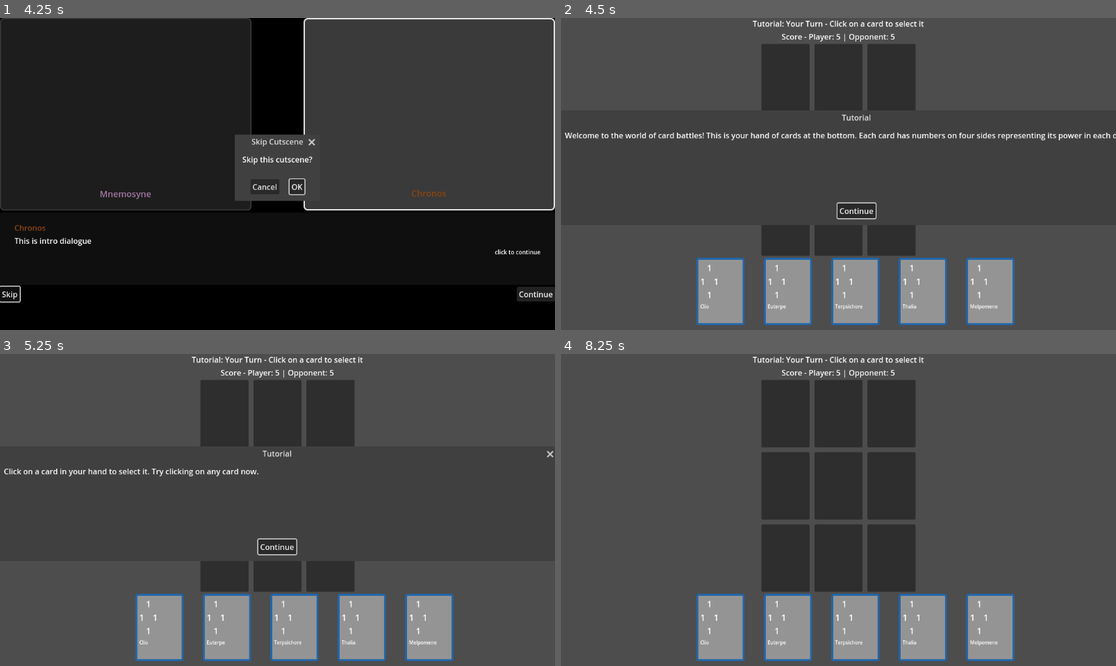
Above: before the commit, frames 1-4 (two rows, left to right).
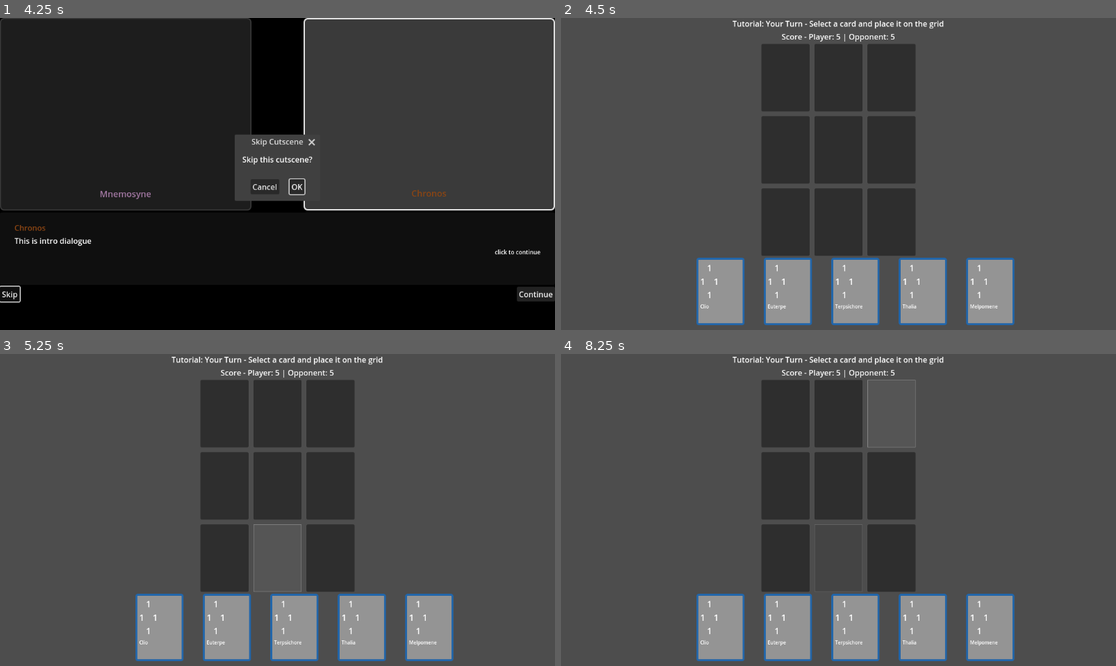
Above: after the commit, the same moments.

Repository: leslieharding/Mnemosyne
Game: Godot game, scene res://Scenes/MainMenu.tscn
Same seed, same stepped clock (60 frames per second), same inputs: the game is played once before the commit and once after it.
Inputs (mouse positions are in pixels of both pictures, inside the frame that each line leads up to):
- Up to frame 1 (4.25 s): click "New Game" at 0.5 s; click "Skip" at 1.25 s; click "Skip" at 2 s; click "Continue" at 2.75 s; click "Continue" at 3.5 s
- Up to frame 2 (4.5 s): click "OK" at 4.25 s
- Up to frame 3 (5.25 s): click (294, 547) at 5 s, where only the run before the commit has a clickable "Continue"
- Up to frame 4 (8.25 s): click (838, 547) at 5.75 s, where only the run before the commit has a clickable "Continue"; tap A at 6.5, 7.25, 8 s; move the mouse to (960, 494) at 6.52 s; hold Right (ui_right) 6.53-7.28 s; hold Enter (ui_accept) 6.53-7.28 s; click (960, 494) at 6.67 s; move the mouse to (727, 525) at 7.27 s; hold Down (ui_down) 7.28-8.03 s; tap Enter (ui_accept) at 7.35, 7.52, 7.82 s; click (727, 525) at 7.42 s; move the mouse to (894, 441) at 8.02 s; hold Right (ui_right) from 8.03 s (still down); hold Enter (ui_accept) from 8.03 s (still down); click (894, 441) at 8.17 s

Frame 1 is identical in both runs. In frame 2, 1.5% of the frame differs, in the area x 0-100%, y 0-65%; in frame 3, 2.2%; in frame 4, 2.4%, in the area x 30-69%, y 0-77%.

Commit message:
tutorial battle ongoing issues

Diff:
--- a/Scripts/card_battle_manager.gd
+++ b/Scripts/card_battle_manager.gd
@@ -125,7 +125,7 @@
 
 	if is_tutorial_mode:
 		print("Starting tutorial mode with god: ", tutorial_god, " vs opponent: ", params.get("opponent", "Chronos"))
-		setup_tutorial_ui()
+		# No special UI setup needed - just play normally
 
 	# Add journal button (unless tutorial mode)
 	setup_journal_button()
@@ -143,26 +143,8 @@
 	start_game()
 
 func setup_tutorial_ui():
-	# Create tutorial overlay container
-	var tutorial_canvas = CanvasLayer.new()
-	tutorial_canvas.layer = 200  # Very high layer to be on top of everything
-	tutorial_canvas.name = "TutorialCanvas"
-	add_child(tutorial_canvas)
-
-	tutorial_overlay = Control.new()
-	tutorial_overlay.set_anchors_preset(Control.PRESET_FULL_RECT)
-	tutorial_overlay.name = "TutorialOverlay"
-	tutorial_canvas.add_child(tutorial_overlay)
-
-	# Create modal dialog for tutorial messages
-	tutorial_modal = AcceptDialog.new()
-	tutorial_modal.title = "Tutorial"
-	tutorial_modal.size = Vector2(400, 200)
-	tutorial_modal.position = Vector2(400, 200)
-	tutorial_modal.ok_button_text = "Continue"
-	tutorial_overlay.add_child(tutorial_modal)
-
-	print("Tutorial UI setup complete")
+	# Simplified - no modal dialogs, just play normally
+	print("Tutorial mode: Simplified setup complete")
 
 func setup_notification_manager():
 	if not notification_manager:
@@ -446,75 +428,25 @@
 func start_game():
 	if is_tutorial_mode:
 		game_status_label.text = "Tutorial: Learning the Basics"
-		# CRITICAL: Properly initialize turn manager for tutorial
-		turn_manager.is_game_active = true  # Make sure game is active
-		turn_manager.current_player = TurnManager.Player.HUMAN  # Set to human player
-		print("Tutorial started - turn manager set: active=", turn_manager.is_game_active, " current_player=", turn_manager.current_player)
-		print("Tutorial - is_player_turn check: ", turn_manager.is_player_turn())
-
-		# Debug the turn manager state
-		turn_manager.debug_state()
-
-		# Update status immediately to show it's player's turn
+		# Simple tutorial setup - just start the game normally
+		turn_manager.is_game_active = true
+		turn_manager.current_player = TurnManager.Player.HUMAN
+		enable_player_input()
 		update_game_status()
-
-		# Start tutorial flow
-		show_tutorial_step(0)
+		print("Tutorial started as normal game - player can immediately play cards")
 	else:
 		game_status_label.text = "Flipping coin to determine who goes first..."
 		disable_player_input()
 		turn_manager.start_game()
 
-func show_tutorial_step(step: int):
-	tutorial_step = step
-	var message = ""
-
-	match step:
-		0:
-			message = "Welcome to the world of card battles! This is your hand of cards at the bottom. Each card has numbers on four sides representing its power in each direction."
-		1:
-			message = "Click on a card in your hand to select it. Try clicking on any card now."
-		2:
-			message = "Great! Now you'll see a grid in the center. Click on any empty space to place your card there."
-		3:
-			message = "Excellent! When cards are placed next to each other, they battle. The higher number wins and captures the opponent's card. Continue playing cards to learn more."
-		4:
-			message = "Cards battle using the sides that face each other. A card with 3 pointing North will battle a card with 2 pointing South - the 3 wins!"
-		5:
-			message = "Continue placing your remaining cards. Don't worry about losing - this is about learning the rules."
-		_:
-			return  # No more tutorial steps
-
-	tutorial_modal.dialog_text = message
-	tutorial_modal.popup_centered()
-
-	# Handle input enabling logic - ONLY disable for step 0 and 1
-	match step:
-		0:
-			# Step 0: Disable input while showing the welcome message
-			disable_player_input()
-			tutorial_modal.confirmed.connect(_on_tutorial_continue.bind(step), CONNECT_ONE_SHOT)
-		1:
-			# Step 1: Disable input while showing the "click a card" message, but enable after they close it
-			disable_player_input()
-			tutorial_modal.confirmed.connect(_on_tutorial_continue.bind(step), CONNECT_ONE_SHOT)
-		_:
-			# For steps 2+, don't disable input - just show the message and let them continue playing
-			pass
-
-func _on_tutorial_continue(step: int):
-	match step:
-		0:
-			enable_player_input()
-			print("Tutorial: Player input enabled after step 0")
-			show_tutorial_step(1)
-		1:
-			enable_player_input()
-			print("Tutorial: Player input enabled after step 1 - cards should now be clickable")
-			# Don't show step 2 yet - wait for them to actually select a card
-			# When they select a card, _on_card_gui_input will call show_tutorial_step(2)
-		_:
-			pass
+# Remove all the tutorial step functions and replace with simple status messages
+func get_tutorial_status_message() -> String:
+	return "Select a card and place it on the grid"
+
+
+
+
+
 
 # Handle coin flip result
 func _on_coin_flip_result(player_goes_first: bool):
@@ -666,14 +598,6 @@
 	# Update to show scores instead of card counts
 	deck_name_label.text = "Score - Player: " + str(scores.player) + " | Opponent: " + str(scores.opponent)
 
-func get_tutorial_status_message() -> String:
-	match tutorial_step:
-		0, 1:
-			return "Click on a card to select it"
-		2:
-			return "Click on the grid to place your selected card"
-		_:
-			return "Continue playing cards"
 
 
 func enable_player_input():
@@ -1619,10 +1543,7 @@
 	selected_card_index = card_index
 	print("Successfully selected card: ", player_deck[card_index].card_name)
 
-	# Tutorial advancement - they selected a card
-	if is_tutorial_mode and tutorial_step == 1:
-		print("Tutorial: Player selected card during step 1, advancing to step 2")
-		show_tutorial_step(2)
+
 
 	# Initialize grid selection if not already set
 	if current_grid_index == -1:
@@ -1674,10 +1595,7 @@
 			selected_card_index = card_index
 			print("Successfully selected card: ", player_deck[card_index].card_name)
 
-			# Tutorial advancement - they selected a card
-			if is_tutorial_mode and tutorial_step == 1:
-				print("Tutorial: Player selected card during step 1, advancing to step 2")
-				show_tutorial_step(2)
+
 
 			# Initialize grid selection if not already set
 			if current_grid_index == -1:
@@ -1878,23 +1796,7 @@
 	# Switch turns
 	turn_manager.next_turn()
 
-	# Add tutorial advancement at the very end
-	if is_tutorial_mode:
-		match tutorial_step:
-			1:
-				# They selected a card, now show grid selection tutorial
-				show_tutorial_step(2)
-			2:
-				# They placed their first card
-				show_tutorial_step(3)
-			3:
-				# After a few cards, explain combat
-				if player_deck.size() <= 3:  # When they have 2 cards left
-					show_tutorial_step(4)
-			4:
-				# Continue with general advice
-				if player_deck.size() <= 2:  # When they have 1 card left
-					show_tutorial_step(5)
+
 
 # Handle passive abilities when a card is placed
 func handle_passive_abilities_on_place(grid_position: int, card_data: CardResource, card_level: int):
